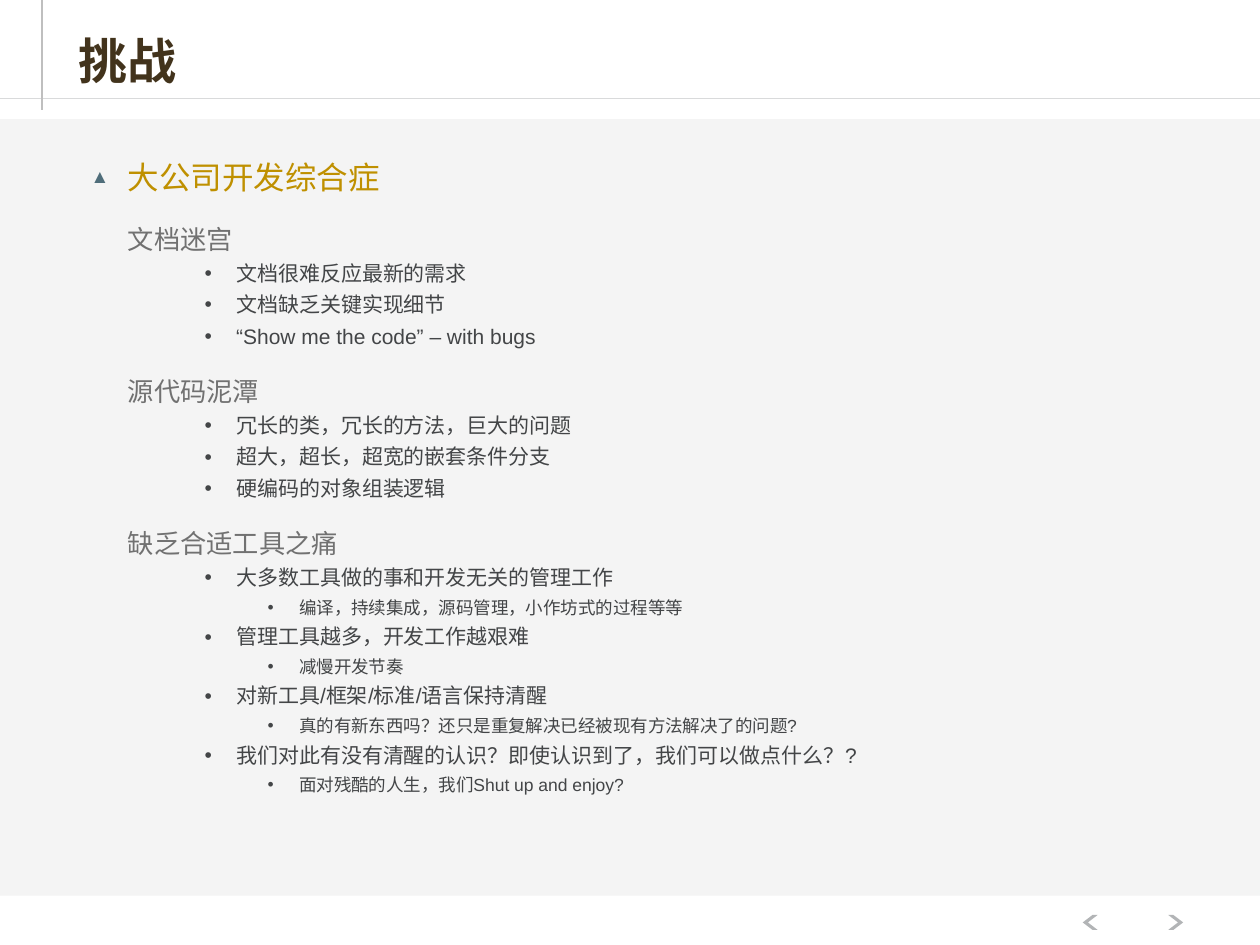
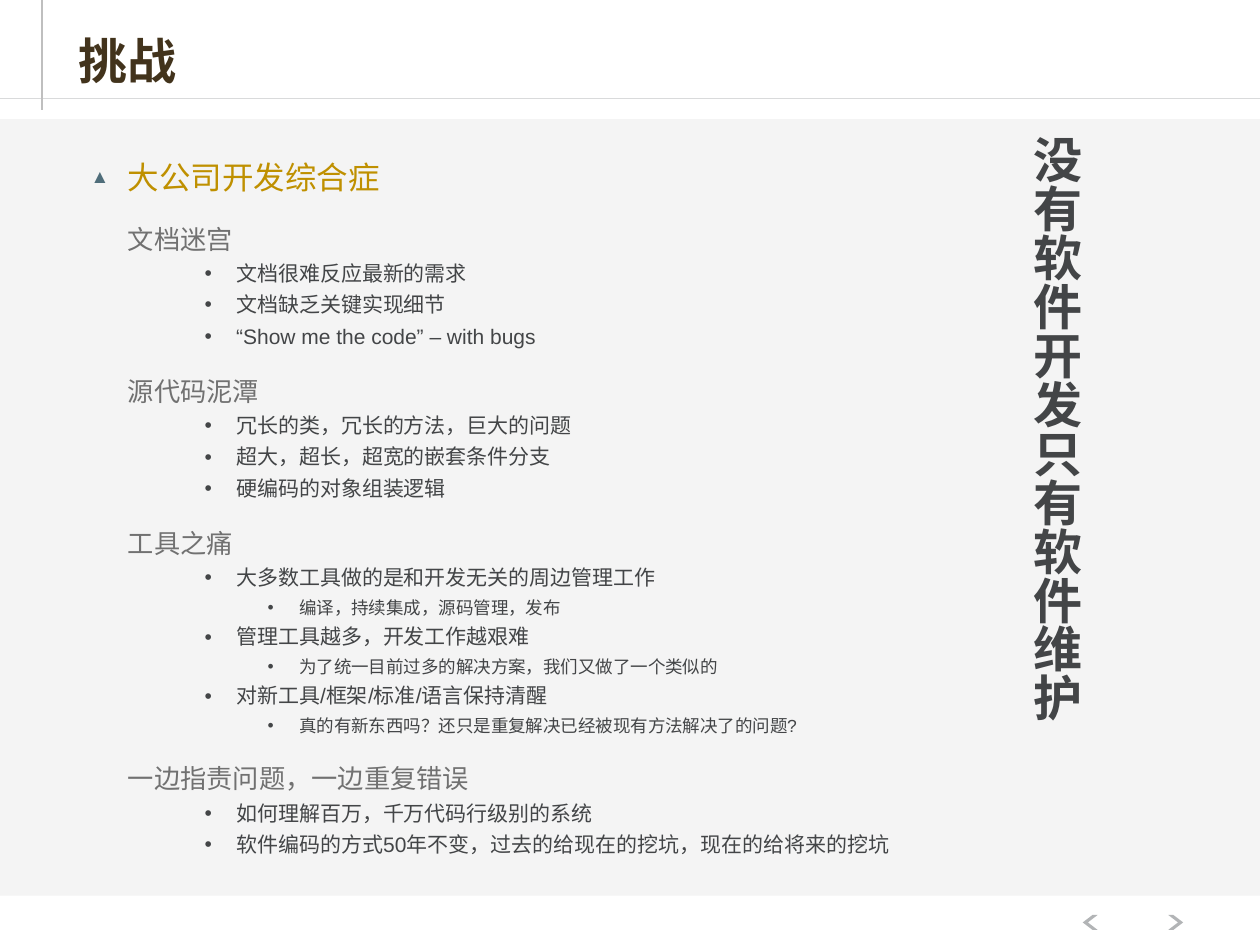
Before and after one commit to hejiehui/xross-tools-installer, a slide deck: slide 7 of doc/X-Series - 中文.pptx (slide 4 before the commit). Drawn at 1260x945 pixels with LibreOffice and Linux fonts; fonts in the diff are those of the drawing. Boxes give left, top, right and bottom in pixels: in the first picture for what was removed or moved away, otherwise in the second. Text is boxed around its words. In the diff, an @@ line names an element or a change of style, - is before the commit and + after.

Commit message:
revised

```diff
--- a/doc/X-Series - 中文.pptx
+++ b/doc/X-Series - 中文.pptx
@@ text added at (x1=1033, y1=137, x2=1082, y2=720), 28 pt, text #434547, bold @@
+没有软件开发只有软件维护
@@ text at (x1=128, y1=531, x2=656, y2=587): text changed; size 10 to 12 pt @@
-    缺乏合适工具之痛
-    • 大多数工具做的事和开发无关的管理工作
-      • 编译，持续集成，源码管理，小作坊式的过程等等
+    工具之痛
+    • 大多数工具做的是和开发无关的周边管理工作
+      • 编译，持续集成，源码管理，发布
@@ text at (x1=299, y1=658, x2=718, y2=675): text changed @@
-      • 减慢开发节奏
+      • 为了统一目前过多的解决方案，我们又做了一个类似的
@@ text at (x1=128, y1=766, x2=889, y2=854): text changed @@
-    • 我们对此有没有清醒的认识？即使认识到了，我们可以做点什么？?
-      • 面对残酷的人生，我们Shut up and enjoy?
+    一边指责问题，一边重复错误
+    • 如何理解百万，千万代码行级别的系统
+    • 软件编码的方式50年不变，过去的给现在的挖坑，现在的给将来的挖坑
```
Also in this commit, not shown: 26 other slides changed, 18 slides added, 3 slides removed.
